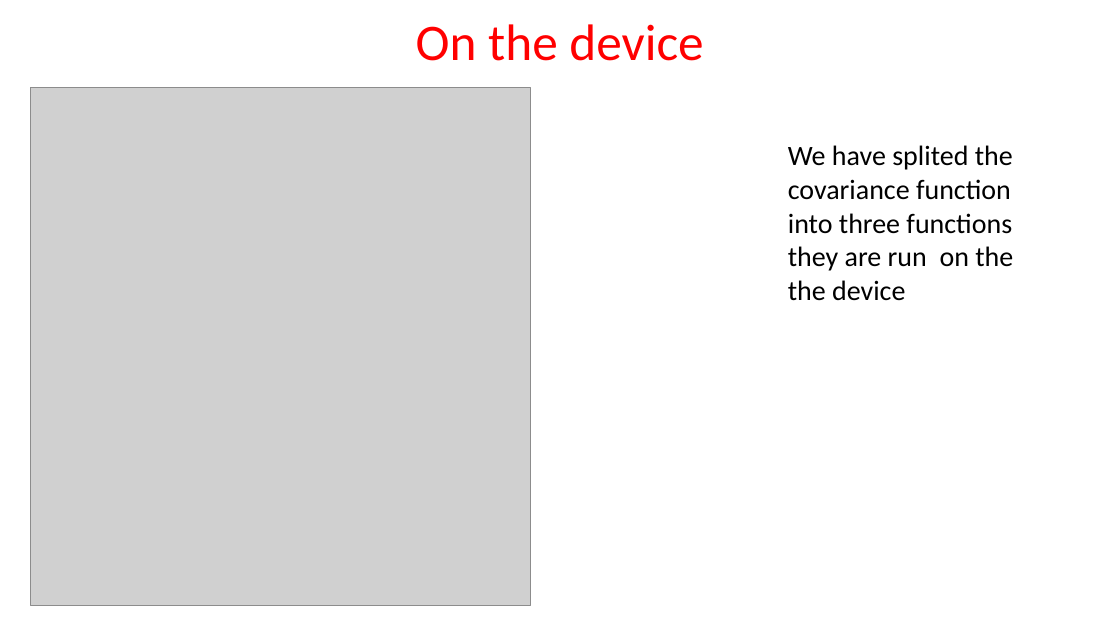
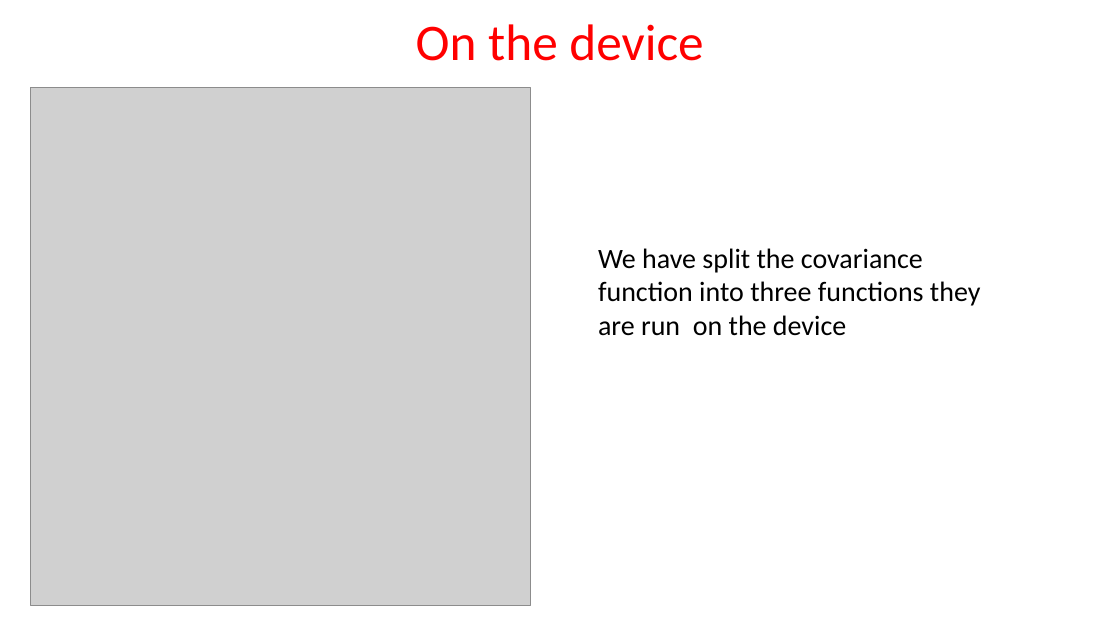
Before and after one commit to Lorenzo-Venturelli/HPC, a slide deck: slide 5 of CUDA Assignment.pptx. Drawn at 1120x630 pixels with LibreOffice and Linux fonts; fonts in the diff are those of the drawing; grey boxes stand for pictures. Boxes give left, top, right and bottom in pixels: in the first picture for what was removed or moved away, otherwise in the second. Text is boxed around its words. In the diff, an @@ line names an element or a change of style, - is before the commit and + after.

```diff
--- a/CUDA Assignment.pptx
+++ b/CUDA Assignment.pptx
@@ text at <box>598,248,980,336</box>: text changed @@
-We have splited the covariance function into three functions they are run on the the device
+We have split the covariance function into three functions they are run on the device
```
Also in this commit, not shown: 2 other slides changed.
